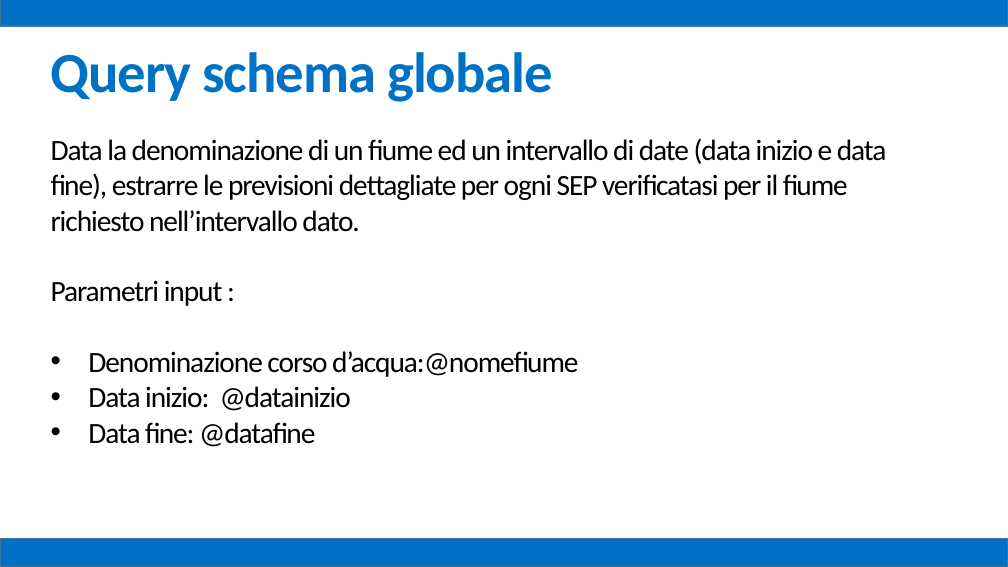
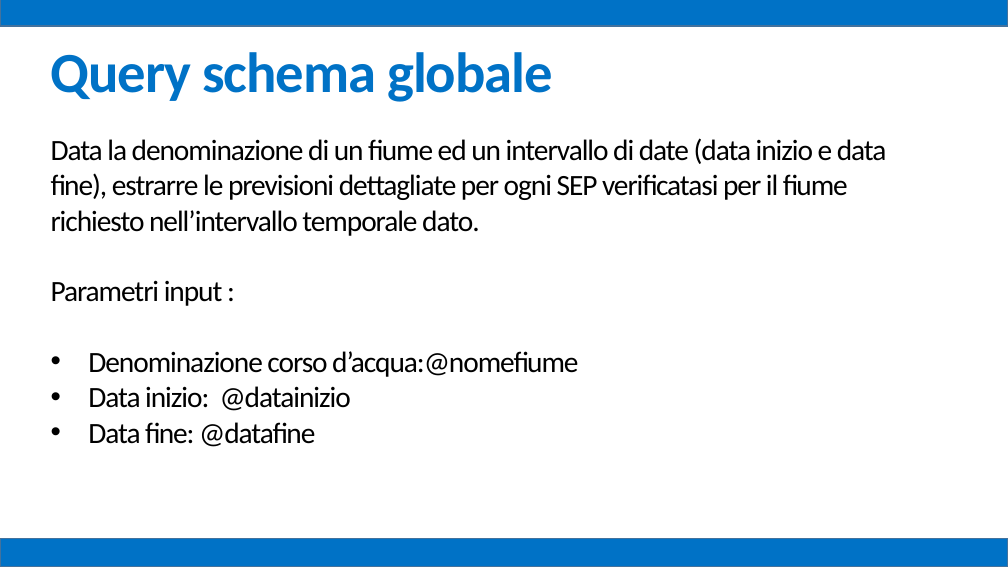
Before and after one commit to mz1991/ProgettoFebbraio2015, a slide deck: slide 72 of Febbraio 2015.pptx. Drawn at 1008x567 pixels with LibreOffice and Linux fonts; fonts in the diff are those of the drawing. Boxes give left, top, right and bottom in pixels: in the first picture for what was removed or moved away, otherwise in the second. Text is boxed around its words. In the diff, an @@ line names an element or a change of style, - is before the commit and + after.

```diff
--- a/Febbraio 2015.pptx
+++ b/Febbraio 2015.pptx
@@ text at box(51, 138, 887, 236): text changed @@
-Data la denominazione di un fiume ed un intervallo di date (data inizio e data fine), estrarre le previsioni dettagliate per ogni SEP verificatasi per il fiume richiesto nell’intervallo dato.
+Data la denominazione di un fiume ed un intervallo di date (data inizio e data fine), estrarre le previsioni dettagliate per ogni SEP verificatasi per il fiume richiesto nell’intervallo temporale dato.
```
Also in this commit, not shown: 8 other slides changed.
